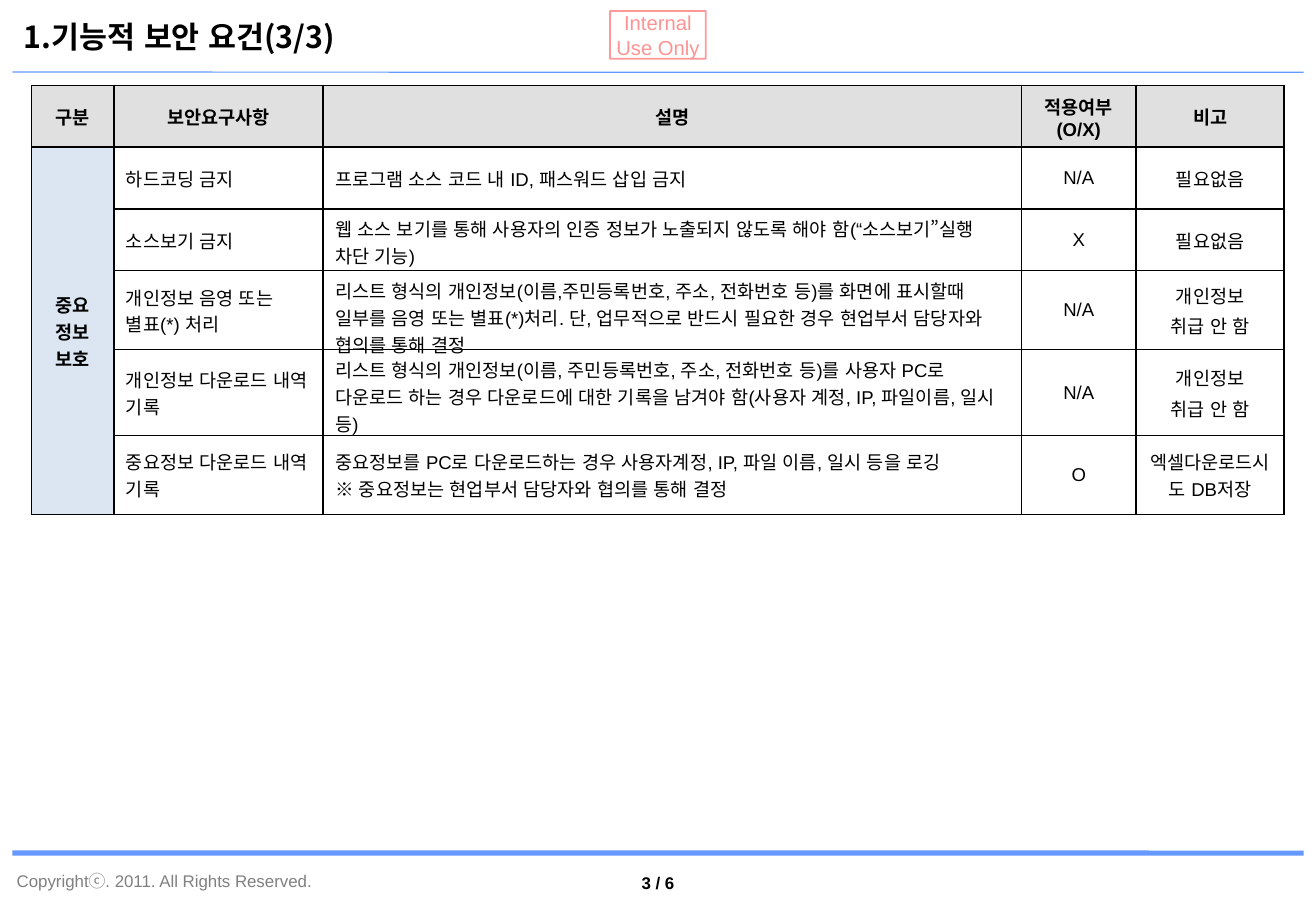
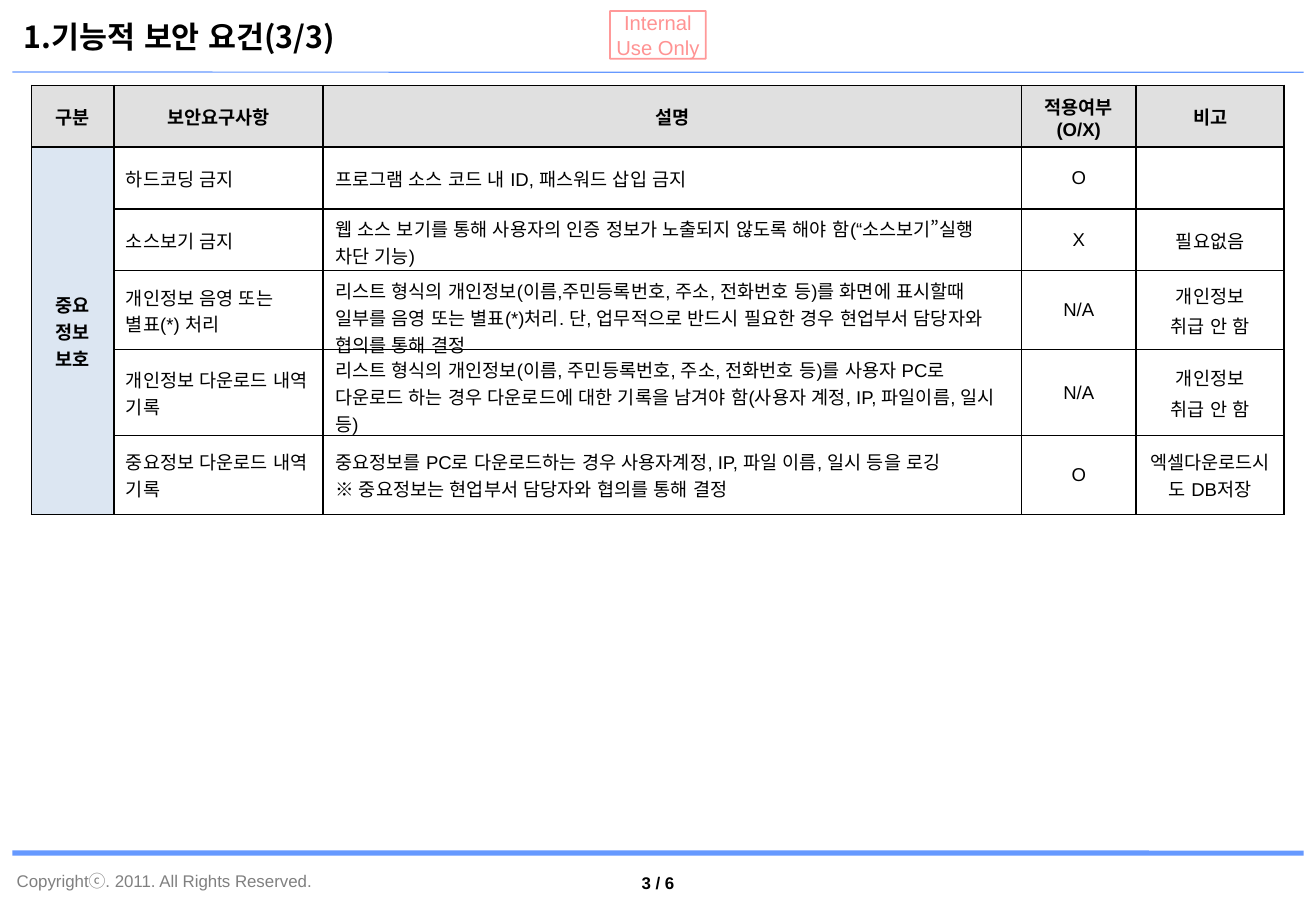
Before and after one commit to jaeyong1/stockmgmt, a slide deck: slide 4 of documents/자재관리시스템_보안점검 결과서.pptx. Drawn at 1316x911 pixels with LibreOffice and Linux fonts; fonts in the diff are those of the drawing; background and template pictures are left out. Boxes give left, top, right and bottom in pixels: in the first picture for what was removed or moved away, otherwise in the second. Text is boxed around its words. In the diff, an @@ line names an element or a change of style, - is before the commit and + after.

```diff
--- a/documents/자재관리시스템_보안점검 결과서.pptx
+++ b/documents/자재관리시스템_보안점검 결과서.pptx
@@ table at <box>32,85,1284,514</box> @@
-row 2, column 4: N/A
+row 2, column 4: O
-row 2, column 5: 필요없음
+row 2, column 5: 
```
Also in this commit, not shown: 1 other slide changed, 4 other files.
